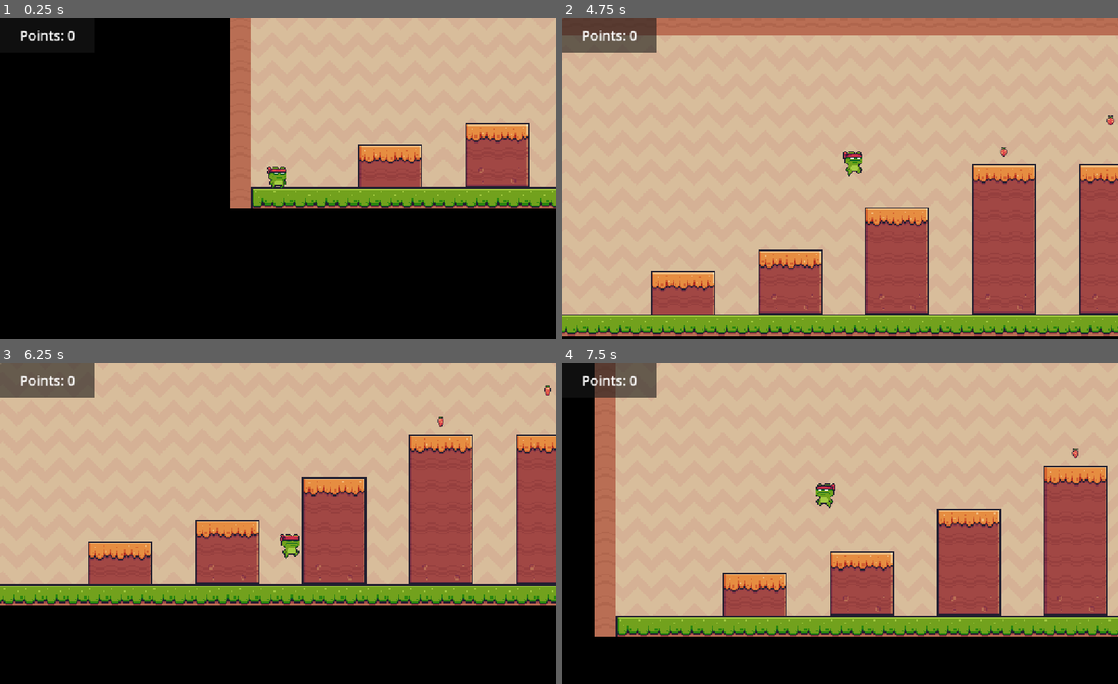
Above: before the commit, frames 1-4 (two rows, left to right).
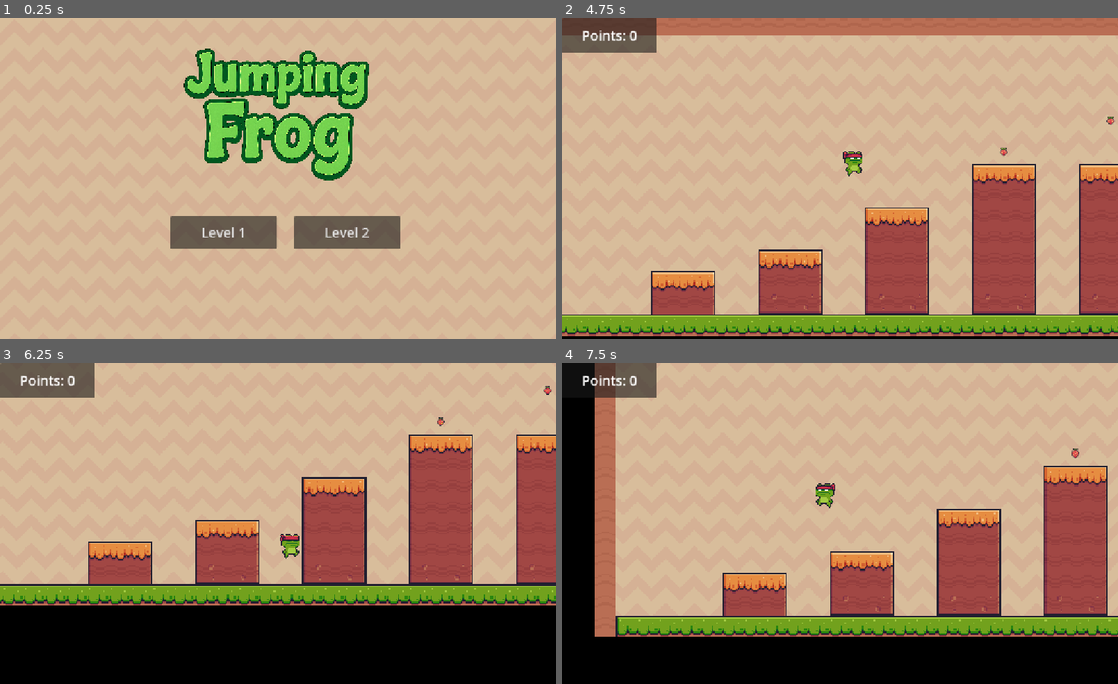
Above: after the commit, the same moments.

Repository: peetj/godot-game-design-workshop
Game: Godot game, scene res://scenes/main_menu.tscn
Same seed, same stepped clock (60 frames per second), same inputs: the game is played once before the commit and once after it. Before the commit the project starts from res://scenes/level_2.tscn.
Inputs (mouse positions are in pixels of both pictures, inside the frame that each line leads up to):
- Up to frame 1 (0.25 s): no input
- Up to frame 2 (4.75 s): click (906, 233) at 0.5 s, where only the run after the commit has a clickable "Level 2"; hold Right (right) 1.28-2.78 s; tap Up (jump) at 1.35, 1.52, 1.82, 2.1, 2.27, 2.57, 2.85, 3.6, 3.77, 4.07, 4.35, 4.52 s; hold Left (left) 2.78-3.53 s; hold Right (right) from 3.53 s (still down)
- Up to frame 3 (6.25 s): tap Up (jump) at 4.82, 5.1, 5.27, 5.57, 5.85 s; release Right (right) at 5.03 s; hold Left (left) 5.03-5.78 s; hold Right (right) from 5.78 s (still down)
- Up to frame 4 (7.5 s): release Right (right) at 6.53 s; hold Left (left) from 6.53 s (still down); tap Up (jump) at 6.6, 6.77, 7.07, 7.35 s

The runs differ from the first frame. In frame 1, 80% of the frame differs, in the area x 0-100%, y 0-100%; in frame 2, less than 0.1%; in frame 3, less than 0.1%; in frame 4, less than 0.1%.

Commit message:
stage-14-level-transition

Diff:
--- a/project.godot
+++ b/project.godot
@@ -11,7 +11,7 @@
 [application]
 
 config/name="setup_scene"
-run/main_scene="uid://cxeopfd08fysh"
+run/main_scene="uid://bn4nefrgpl6gt"
 config/features=PackedStringArray("4.4", "Mobile")
 config/icon="res://icon.svg"
 
--- a/scenes/finish.tscn
+++ b/scenes/finish.tscn
@@ -1,11 +1,13 @@
-[gd_scene load_steps=3 format=3 uid="uid://cwtjrpvmfmyiq"]
+[gd_scene load_steps=4 format=3 uid="uid://cwtjrpvmfmyiq"]
 
 [ext_resource type="Texture2D" uid="uid://bfwqw1hfhye67" path="res://assets/images/End (Idle).png" id="1_5nbog"]
+[ext_resource type="Script" uid="uid://b8tn3ple5wog8" path="res://scripts/finish.gd" id="1_07gpw"]
 
 [sub_resource type="RectangleShape2D" id="RectangleShape2D_07gpw"]
 size = Vector2(41, 41)
 
 [node name="Finish" type="Area2D"]
+script = ExtResource("1_07gpw")
 
 [node name="Sprite2D" type="Sprite2D" parent="."]
 texture_filter = 1
@@ -14,3 +16,5 @@
 [node name="CollisionShape2D" type="CollisionShape2D" parent="."]
 position = Vector2(-0.5, 10.5)
 shape = SubResource("RectangleShape2D_07gpw")
+
+[connection signal="body_entered" from="." to="." method="_on_body_entered"]
--- a/scenes/level_1.tscn
+++ b/scenes/level_1.tscn
@@ -8,6 +8,7 @@
 [ext_resource type="PackedScene" uid="uid://dcuseb6qtfrpc" path="res://scenes/collectable.tscn" id="6_7gny6"]
 [ext_resource type="PackedScene" uid="uid://cwtjrpvmfmyiq" path="res://scenes/finish.tscn" id="7_2aecg"]
 [ext_resource type="Script" uid="uid://bs4q47j34fawg" path="res://scripts/game_manager.gd" id="8_6dial"]
+[ext_resource type="PackedScene" uid="uid://cxeopfd08fysh" path="res://scenes/level_2.tscn" id="8_e3sih"]
 
 [sub_resource type="TileSetAtlasSource" id="TileSetAtlasSource_h2yge"]
 texture = ExtResource("3_2y5yt")
@@ -235,6 +236,7 @@
 
 [node name="Finish" parent="SceneObjects" instance=ExtResource("7_2aecg")]
 position = Vector2(2516, 641)
+target_level = ExtResource("8_e3sih")
 
 [node name="Game_Manager" type="Node" parent="."]
 unique_name_in_owner = true
--- a/scenes/level_2.tscn
+++ b/scenes/level_2.tscn
@@ -8,6 +8,7 @@
 [ext_resource type="PackedScene" uid="uid://dcuseb6qtfrpc" path="res://scenes/collectable.tscn" id="6_xbcdb"]
 [ext_resource type="PackedScene" uid="uid://cwtjrpvmfmyiq" path="res://scenes/finish.tscn" id="7_s77qv"]
 [ext_resource type="Script" uid="uid://bs4q47j34fawg" path="res://scripts/game_manager.gd" id="8_5hnhx"]
+[ext_resource type="PackedScene" uid="uid://bn4nefrgpl6gt" path="res://scenes/main_menu.tscn" id="8_6cvei"]
 
 [sub_resource type="TileSetAtlasSource" id="TileSetAtlasSource_h2yge"]
 texture = ExtResource("3_15wb7")
@@ -233,6 +234,7 @@
 
 [node name="Finish" parent="SceneObjects" instance=ExtResource("7_s77qv")]
 position = Vector2(2516, 641)
+target_level = ExtResource("8_6cvei")
 
 [node name="Game_Manager" type="Node" parent="."]
 unique_name_in_owner = true
--- /dev/null
+++ b/scenes/main_menu.tscn
@@ -0,0 +1,55 @@
+[gd_scene load_steps=4 format=3 uid="uid://bn4nefrgpl6gt"]
+
+[ext_resource type="Script" uid="uid://dd2juosc75r0v" path="res://scripts/main_menu.gd" id="1_8ln24"]
+[ext_resource type="Texture2D" uid="uid://ydlbsmpy3msv" path="res://assets/images/Brown.png" id="1_ekxnf"]
+[ext_resource type="Texture2D" uid="uid://bw601fi3in347" path="res://assets/images/jumping_frog.png" id="2_bqqt6"]
+
+[node name="MainMenu" type="Node2D"]
+script = ExtResource("1_8ln24")
+
+[node name="TextureRect2" type="TextureRect" parent="."]
+anchors_preset = 9
+anchor_bottom = 1.0
+offset_top = -1.0
+offset_right = 1247.0
+offset_bottom = 723.0
+grow_vertical = 2
+texture = ExtResource("1_ekxnf")
+stretch_mode = 1
+
+[node name="TextureRect" type="TextureRect" parent="."]
+texture_filter = 1
+anchors_preset = 8
+anchor_left = 0.5
+anchor_top = 0.5
+anchor_right = 0.5
+anchor_bottom = 0.5
+offset_left = 394.0
+offset_top = -13.0
+offset_right = 849.0
+offset_bottom = 442.0
+grow_horizontal = 2
+grow_vertical = 2
+texture = ExtResource("2_bqqt6")
+expand_mode = 1
+
+[node name="Level 1" type="Button" parent="."]
+offset_left = 382.0
+offset_top = 444.0
+offset_right = 621.0
+offset_bottom = 517.0
+theme_override_font_sizes/font_size = 30
+text = "Level 1"
+
+[node name="Level 2" type="Button" parent="."]
+offset_left = 659.0
+offset_top = 444.0
+offset_right = 898.0
+offset_bottom = 517.0
+theme_override_font_sizes/font_size = 30
+text = "Level 2"
+
+[connection signal="pressed" from="Level 1" to="." method="_on_level_1_pressed"]
+[connection signal="pressed" from="Level 1" to="Level 1" method="_on_pressed"]
+[connection signal="pressed" from="Level 2" to="." method="_on_level_2_pressed"]
+[connection signal="pressed" from="Level 2" to="Level 1" method="_on_level_2_pressed"]
--- /dev/null
+++ b/scripts/finish.gd
@@ -0,0 +1,8 @@
+extends Area2D
+
+@export var target_level : PackedScene
+
+
+func _on_body_entered(body: Node2D) -> void:
+	if(body.name ==  "Player"):
+		get_tree().change_scene_to_packed(target_level)
--- /dev/null
+++ b/scripts/main_menu.gd
@@ -0,0 +1,10 @@
+extends Node2D
+
+
+
+func _on_level_1_pressed() -> void:
+	get_tree().change_scene_to_file("res://scenes/level_1.tscn")
+
+
+func _on_level_2_pressed() -> void:
+	get_tree().change_scene_to_file("res://scenes/level_2.tscn")
Binary file added: assets/images/jumping_frog.png
Not shown, added: assets/images/jumping_frog.png.import
Not shown: 1 places in scenes/level_1.tscn that only renumber resources
Not shown: 1 places in scenes/level_2.tscn that only renumber resources
Not shown, added: scripts/finish.gd.uid
Not shown, added: scripts/main_menu.gd.uid
